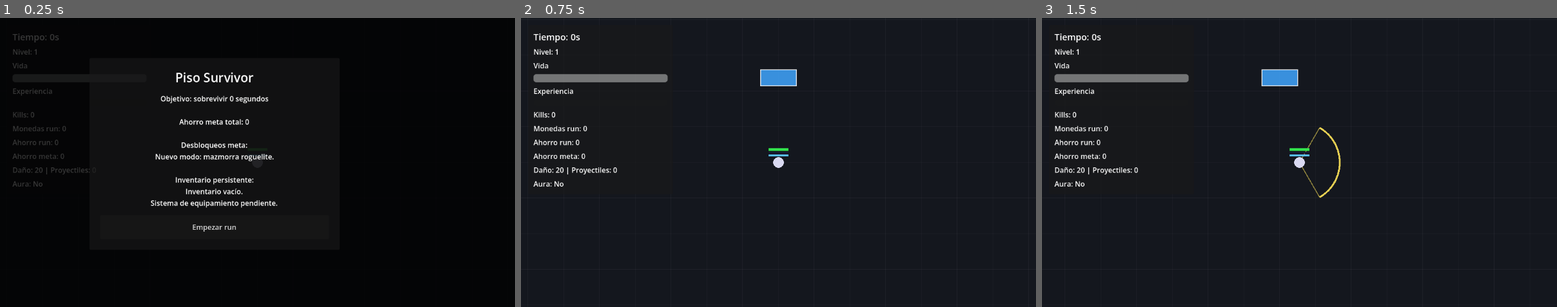
Above: before the commit, frames 1-3 (left to right).
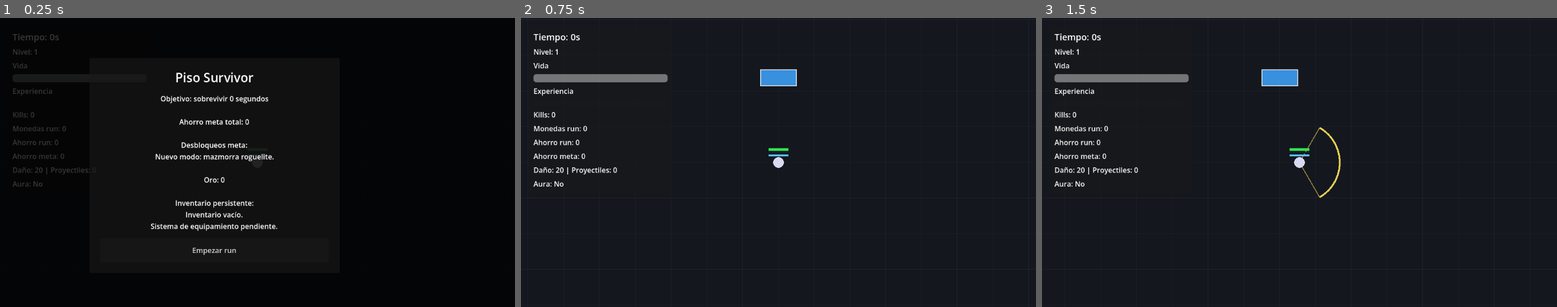
Above: after the commit, the same moments.

Repository: sergioHdz77/Dungeon-Project
Game: Godot game, scene res://scenes/core/main.tscn
The game is run twice, just before and just after one commit, with the same random seed, the same clock (stepped at 60 frames per second) and the same inputs.
Inputs:
- Up to frame 1 (0.25 s): no input
- Up to frame 2 (0.75 s): click "Empezar run" at 0.5 s
- Up to frame 3 (1.5 s): tap Enter at 1.25 s; hold D (move_right) from 1.28 s (still down); tap Space (attack) at 1.35 s

The runs differ from the first frame. In frame 1, 1.1% of the frame differs, in the area x 29-54%, y 55-82%; in frame 2, nothing differs; in frame 3, nothing differs.

Commit message:
persistent gold

Diff:
--- a/scenes/player/Player.tscn
+++ b/scenes/player/Player.tscn
@@ -55,3 +55,4 @@
 
 [node name="Progression" type="Node" parent="." unique_id=99627898]
 script = ExtResource("4_524rm")
+max_health = 900.0
--- a/scripts/autoload/save_manager.gd
+++ b/scripts/autoload/save_manager.gd
@@ -12,6 +12,11 @@
 # De momento lo mantenemos para no romper HUD/StartScreen.
 # Más adelante lo eliminaremos del todo.
 var meta_savings: int = 0
+
+# Oro persistente del jugador.
+# Se consigue al completar mazmorras.
+# Se gastará en mejoras permanentes desde el menú principal.
+var persistent_gold: int = 0
 
 # Inventario persistente del jugador.
 # Aquí se guardan los objetos que el jugador conserva al ganar una mazmorra.
@@ -125,7 +130,8 @@
 	# Datos que queremos persistir.
 	var data: Dictionary = {
 		"meta_savings": meta_savings,
-		"persistent_inventory": persistent_inventory
+		"persistent_inventory": persistent_inventory,
+		"persistent_gold": persistent_gold
 	}
 
 	var file := FileAccess.open(SAVE_PATH, FileAccess.WRITE)
@@ -170,6 +176,12 @@
 	else:
 		meta_savings = 0
 
+	# Cargamos oro persistente si existe.
+	if data.has("persistent_gold"):
+		persistent_gold = int(data["persistent_gold"])
+	else:
+		persistent_gold = 0
+
 	# Cargamos inventario persistente si existe.
 	persistent_inventory.clear()
 
@@ -194,11 +206,40 @@
 
 			persistent_inventory.append(loaded_item)
 
+func add_gold(amount: int) -> void:
+	# Añade oro persistente y guarda.
+	# Este oro solo debería añadirse cuando el jugador gana la mazmorra.
+
+	if amount <= 0:
+		return
+
+	persistent_gold += amount
+	save_game()
+
+	print("Oro persistente añadido: ", amount, " | total: ", persistent_gold)
+
+func spend_gold(amount: int) -> bool:
+	# Intenta gastar oro persistente.
+	# Devuelve true si se ha podido pagar.
+
+	if amount <= 0:
+		return false
+
+	if persistent_gold < amount:
+		return false
+
+	persistent_gold -= amount
+	save_game()
+
+	print("Oro gastado: ", amount, " | restante: ", persistent_gold)
+
+	return true
+
 
 func reset_save() -> void:
 	# Resetea todo el progreso persistente.
-	# Más adelante lo llamaremos desde un botón de menú.
 
 	meta_savings = 0
+	persistent_gold = 0
 	persistent_inventory.clear()
 	save_game()
--- a/scripts/core/main.gd
+++ b/scripts/core/main.gd
@@ -76,6 +76,7 @@
 
 			var menu_text := ""
 			menu_text += "Nuevo modo: mazmorra roguelite.\n\n"
+			menu_text += "Oro: %s\n\n" % SaveManager.persistent_gold
 			menu_text += "Inventario persistente:\n"
 			menu_text += inventory_text
 			menu_text += "\nSistema de equipamiento pendiente."
@@ -151,16 +152,23 @@
 	#
 	# Si ganas:
 	# - el loot de run pasa al inventario persistente.
+	# - las monedas de run pasan al oro persistente.
 	#
 	# Si mueres:
 	# - pierdes el arma equipada.
 	# - el loot de run se pierde.
+	# - las monedas de run se pierden.
 	#
 	# Todavía NO gestionamos armadura ni otros slots.
 
 	run_active = false
 
 	var lost_equipment_text: String = ""
+	var run_gold: int = 0
+
+	if player != null:
+		if player.has_method("get_run_coins"):
+			run_gold = player.get_run_coins()
 
 	if victory:
 		# Si gana, el loot de run pasa al inventario persistente.
@@ -169,9 +177,13 @@
 
 			print("Inventario persistente actual:")
 			print(SaveManager.get_inventory_text())
+
+		# Si gana, también conserva las monedas recogidas durante la run.
+		if run_gold > 0:
+			SaveManager.add_gold(run_gold)
 	else:
 		# Si muere, pierde el equipo que llevaba equipado.
-		# El loot de run no se guarda.
+		# El loot de run y las monedas de run no se guardan.
 		lost_equipment_text = lose_equipped_items_on_death()
 
 	update_hud()
@@ -212,10 +224,15 @@
 			var result_text: String = ""
 
 			if victory:
+				result_text = "Mazmorra completada.\n\n"
+
+				result_text += "Oro conseguido: %s\n" % run_gold
+				result_text += "Oro total: %s\n\n" % SaveManager.persistent_gold
+
 				if run_loot.is_empty():
-					result_text = "Mazmorra completada.\nNo has conseguido loot."
+					result_text += "No has conseguido loot."
 				else:
-					result_text = "Mazmorra completada.\nLoot conseguido:\n"
+					result_text += "Loot conseguido:\n"
 
 					for item_data: Dictionary in run_loot:
 						var item_name: String = str(item_data.get("name", "Objeto desconocido"))
@@ -226,7 +243,9 @@
 				result_text = "Has muerto en la mazmorra.\n\n"
 
 				result_text += lost_equipment_text
-				result_text += "\n\nLoot perdido:\n"
+				result_text += "\n\nOro perdido: %s\n" % run_gold
+
+				result_text += "\nLoot perdido:\n"
 
 				if run_loot.is_empty():
 					result_text += "- Ninguno"
